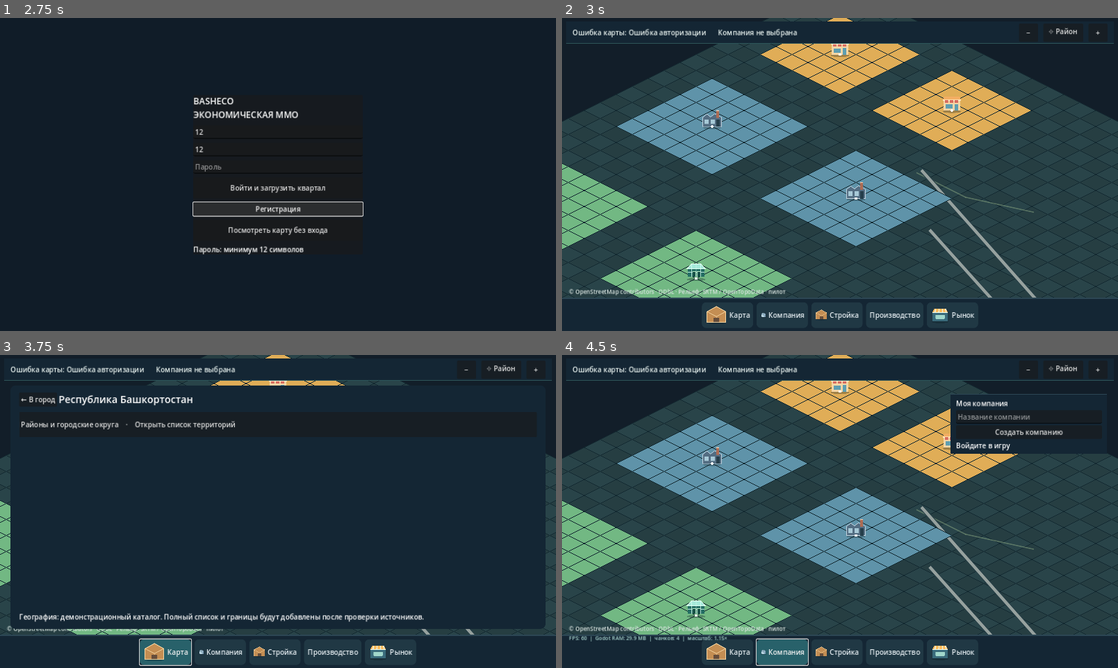
Above: before the commit, frames 1-4 (two rows, left to right).
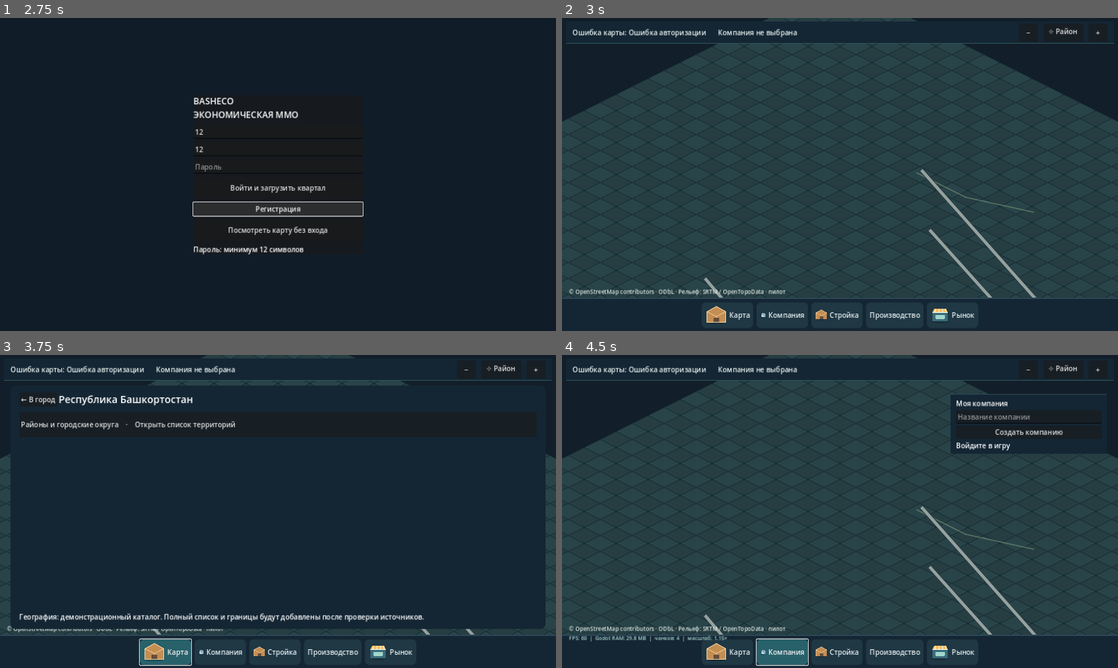
Above: after the commit, the same moments.

Repository: maillunex-lang/basheco
Game: Godot game, scene res://scenes/world.tscn
The game is run twice, just before and just after one commit, with the same random seed, the same clock (stepped at 60 frames per second) and the same inputs.
Inputs (mouse positions are in pixels of both pictures, inside the frame that each line leads up to):
- Up to frame 1 (2.75 s): click (278, 130) at 0.52 s; type "12" at 0.6 s; click (278, 149) at 0.75 s; type "12" at 0.83 s; click (278, 168) at 0.98 s; type "12" at 1.07 s; click "Войти и загрузить квартал" at 1.25 s; click "Регистрация" at 2 s
- Up to frame 2 (3 s): click "Посмотреть карту без входа" at 2.75 s
- Up to frame 3 (3.75 s): click "Карта" at 3.5 s
- Up to frame 4 (4.5 s): click "Компания" at 4.25 s

Frame 1 is identical in both runs. In frame 2, 21% of the frame differs, in the area x 0-85%, y 0-90%; in frame 3, 1.2%; in frame 4, 20%.

Commit message:
feat(client): remove six fictional plots and stream settlement parcels from camera viewport

Diff:
--- a/client/scripts/world.gd
+++ b/client/scripts/world.gd
@@ -21,14 +21,9 @@
     "industrial": Color("#5f93a9"),
     "agricultural": Color("#72b883")
 }
-var plots: Array[Dictionary] = [
-    {"tile_x": 2, "tile_y": 2, "width_tiles": 5, "height_tiles": 5, "zone": "commercial"},
-    {"tile_x": 9, "tile_y": 2, "width_tiles": 5, "height_tiles": 5, "zone": "commercial"},
-    {"tile_x": 2, "tile_y": 10, "width_tiles": 6, "height_tiles": 6, "zone": "industrial"},
-    {"tile_x": 11, "tile_y": 10, "width_tiles": 6, "height_tiles": 6, "zone": "industrial"},
-    {"tile_x": 2, "tile_y": 20, "width_tiles": 6, "height_tiles": 6, "zone": "agricultural"},
-    {"tile_x": 11, "tile_y": 20, "width_tiles": 6, "height_tiles": 6, "zone": "agricultural"}
-]
+var plots: Array[Dictionary] = []
+var _last_viewport_bounds: Array[int] = []
+var _viewport_cooldown := 0.0
 var zoom_level := 1.15
 var camera_offset := Vector2.ZERO
 var camera_initialized := false
@@ -63,6 +58,10 @@
 func _process(_delta: float) -> void:
     if world_visible and geo_background.process_pending_chunks():
         queue_redraw()
+    if world_visible:
+        _viewport_cooldown = maxf(0.0, _viewport_cooldown - _delta)
+        if _viewport_cooldown <= 0.0 and not $API.access_token.is_empty():
+            _request_camera_parcels()
 
 func _focus_on_district() -> void:
     var focus_tile: Vector2 = geo_background.origin_tile if current_location_id != "ufa" else Vector2(12.0, 12.0)
@@ -107,7 +106,8 @@
 
 func connect_to_server(url: String, token: String) -> void:
     $API.configure(url, token)
-    $API.load_sector()
+    _last_viewport_bounds.clear()
+    _request_camera_parcels()
 
 func _on_sector_loaded(data: Dictionary) -> void:
     var received: Array = data["plots"]
@@ -118,17 +118,13 @@
         if not item.has("tile_x") or not item.has("tile_y") or not item.has("zone") or not item.has("width_tiles") or not item.has("height_tiles"):
             return
         verified.append(item)
-    ufa_saved_plots = verified.duplicate(true)
     if current_location_id == "ufa":
-        plots = verified
+        ufa_saved_plots = verified.duplicate(true)
+    plots = verified
     world_visible = true
     var sector: Dictionary = data.get("sector", {})
-    ufa_saved_size = Vector2i(
-        maxi(INITIAL_GRID_SIZE, int(sector.get("width_tiles", INITIAL_GRID_SIZE))),
-        maxi(INITIAL_GRID_SIZE, int(sector.get("height_tiles", INITIAL_GRID_SIZE)))
-    )
-    if current_location_id == "ufa":
-        _apply_geography_extent()
+    ufa_saved_size = Vector2i(0, 0)
+    _apply_geography_extent()
     selected_plot = -1
     _update_hud()
     _camera_changed()
@@ -140,10 +136,9 @@
     if not geo_background.ready:
         return false
     current_location_id = location_id
-    if location_id == "ufa":
-        plots = ufa_saved_plots.duplicate(true)
-    else:
-        plots.clear()
+    plots.clear()
+    _last_viewport_bounds.clear()
+    _viewport_cooldown = 0.0
     _apply_geography_extent()
     selected_plot = -1
     world_visible = true
@@ -154,14 +149,28 @@
     queue_redraw()
     return true
 
+func _request_camera_parcels() -> void:
+    var visible: Array[int] = _visible_tile_bounds()
+    var cx := int((visible[0] + visible[2]) / 2)
+    var cy := int((visible[1] + visible[3]) / 2)
+    var bounds: Array[int] = [cx - 96, cy - 96, cx + 96, cy + 96]
+    if bounds == _last_viewport_bounds:
+        _viewport_cooldown = 1.0
+        return
+    if $API._http.get_http_client_status() != HTTPClient.STATUS_DISCONNECTED:
+        return
+    _last_viewport_bounds = bounds
+    _viewport_cooldown = 0.5
+    $API.load_viewport(current_location_id, bounds)
+
 func _apply_geography_extent() -> void:
     # Extent is measured from sourced geographic coverage; player plots can expand it.
     # The geographic extract is not a claim about the official settlement boundary.
     var extent: Rect2 = geo_background.tile_extent()
     world_min_x = mini(0, int(floor(extent.position.x)) - 12)
     world_min_y = mini(0, int(floor(extent.position.y)) - 12)
-    world_width = maxi(ufa_saved_size.x if current_location_id == "ufa" else 0, int(ceil(extent.end.x)) + 12)
-    world_height = maxi(ufa_saved_size.y if current_location_id == "ufa" else 0, int(ceil(extent.end.y)) + 12)
+    world_width = maxi(0, int(ceil(extent.end.x)) + 12)
+    world_height = maxi(0, int(ceil(extent.end.y)) + 12)
     for plot in plots:
         world_min_x = mini(world_min_x, int(plot["tile_x"]) - 12)
         world_min_y = mini(world_min_y, int(plot["tile_y"]) - 12)
